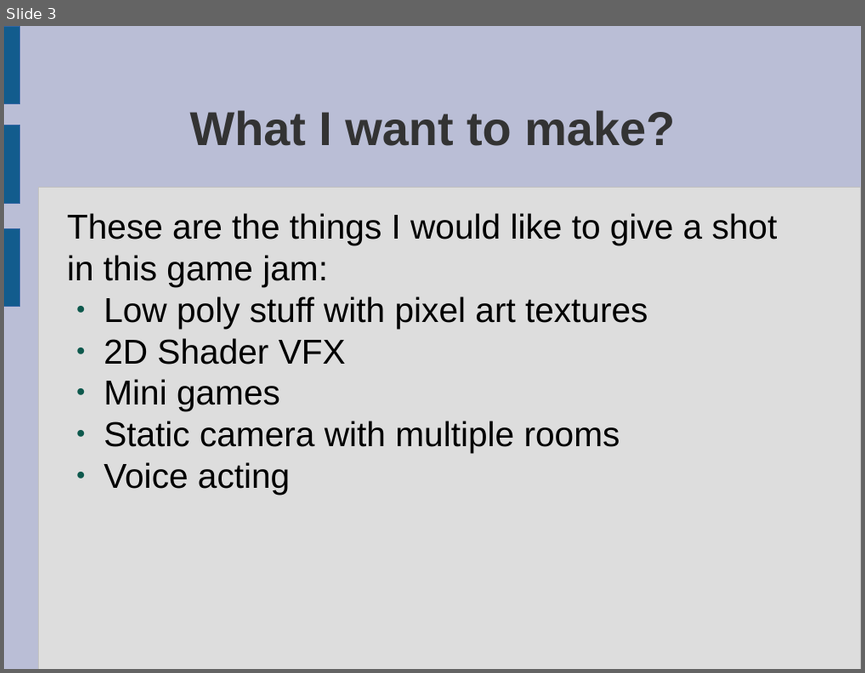
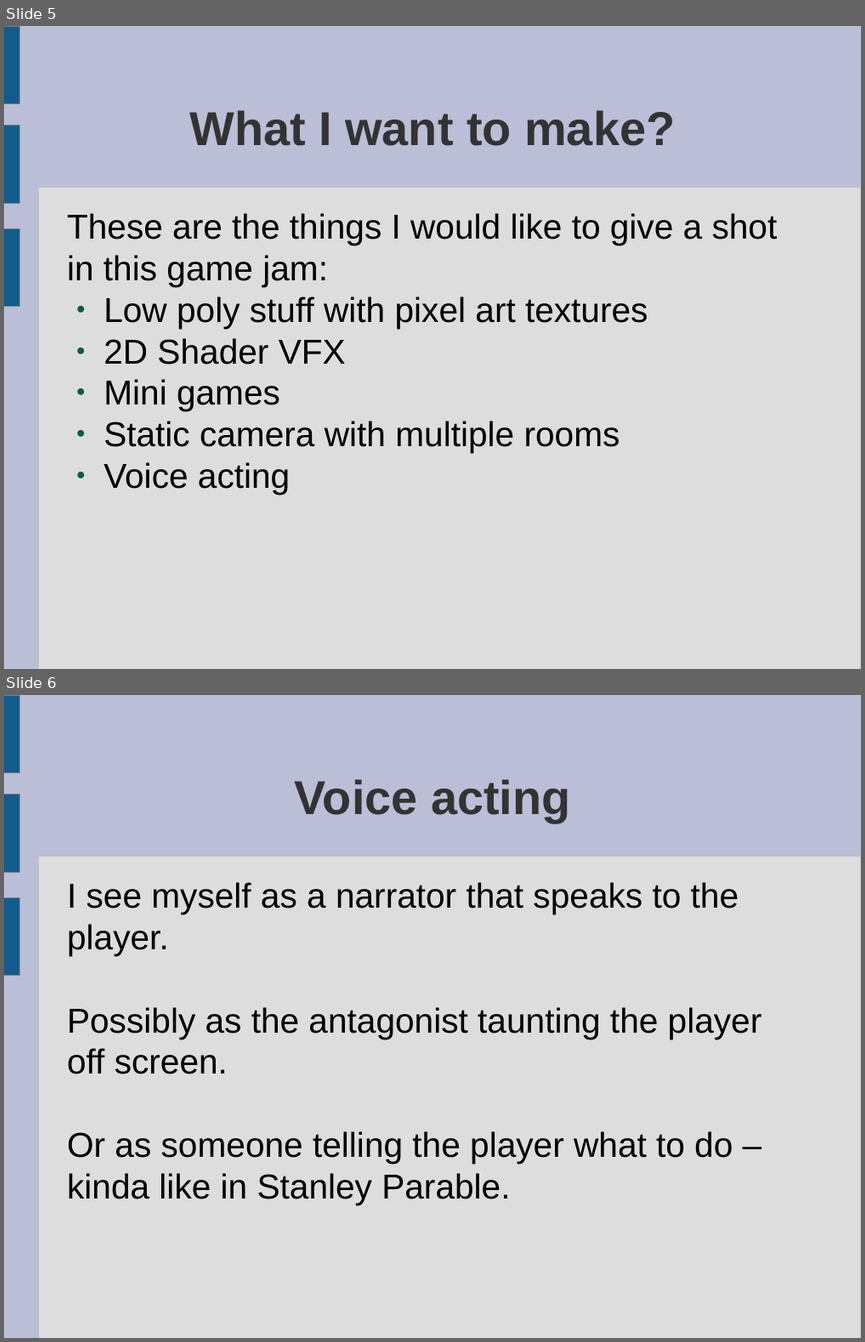
Before and after one commit to ktosox/GWJ67, a slide deck: da_plan.odp. Shown one above the other, each under a label of ours: slide 3 before the commit, slides 5 and 6 after it. The pictures are 865x673 and 865x1342 pixels, drawn with LibreOffice and Linux fonts; fonts in the diff are those of the drawing. Boxes give left, top, right and bottom in pixels: in the first picture for what was removed or moved away, otherwise in the second. Text is boxed around its words. In the diff, an @@ line names an element or a change of style, - is before the commit and + after.

```diff
--- a/da_plan.odp
+++ b/da_plan.odp
@@ slide 6 added at box(4, 695, 861, 1338), background #BABED6; not listed: 4 template elements that a slide beside it also shows @@
@@ title added at box(295, 779, 570, 823), 44 pt, text #333333, bold @@
+Voice acting
@@ text added at box(67, 882, 762, 1204), 32 pt, text #000000 @@
+I see myself as a narrator that speaks to the player.
+Possibly as the antagonist taunting the player off screen.
+Or as someone telling the player what to do – kinda like in Stanley Parable.
@@ what was slide 3 is now slide 5 @@
@@ slide 5 changed as well @@
@@ rectangle at box(4, 26, 19, 103): outline #3465A4 0 pt to #808080 0 pt @@
```
Also in this commit, not shown: 3 other slides changed, 2 other slides added, 8 other files.
